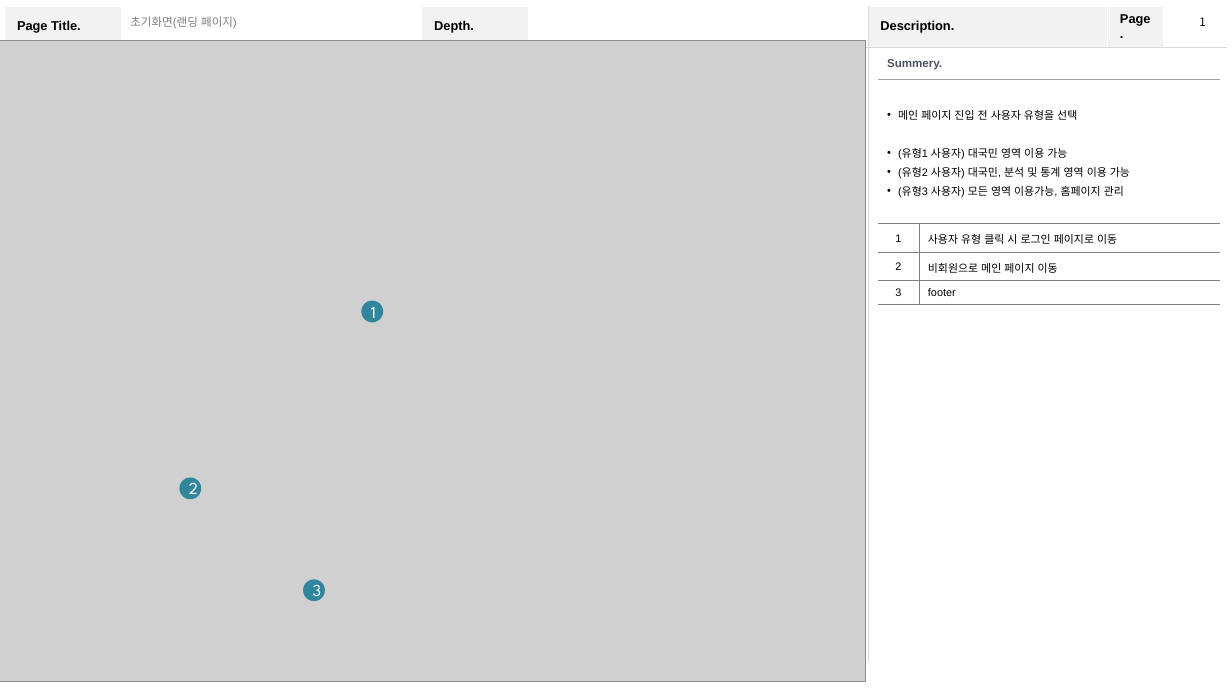
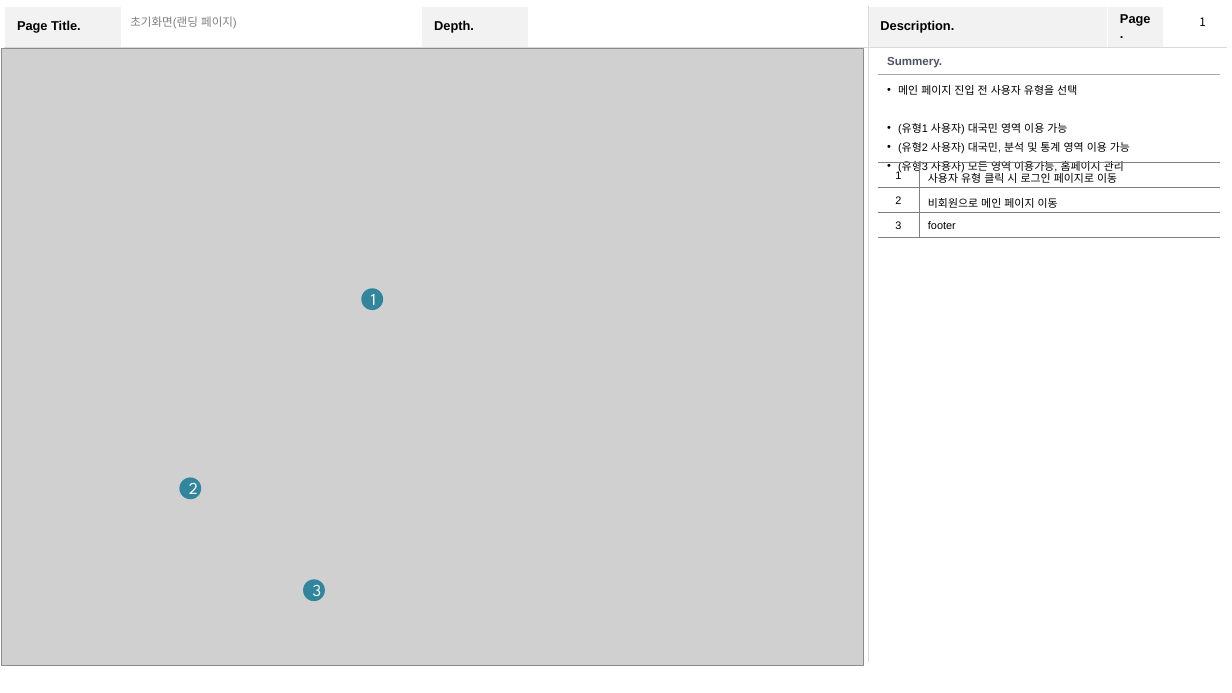
Before and after one commit to EODOHA/schoolMeal, a slide deck: slide 1 of schoolMeal_화면정의서_v1.0.pptx. Drawn at 1232x693 pixels with LibreOffice and Linux fonts; fonts in the diff are those of the drawing; grey boxes stand for pictures. Boxes give left, top, right and bottom in pixels: in the first picture for what was removed or moved away, otherwise in the second. Text is boxed around its words. In the diff, an @@ line names an element or a change of style, - is before the commit and + after.

```diff
--- a/schoolMeal_화면정의서_v1.0.pptx
+++ b/schoolMeal_화면정의서_v1.0.pptx
@@ picture: place and size @@
-picture at bbox=[0, 41, 865, 681]
+picture at bbox=[2, 48, 864, 665]
@@ table: place and size @@
-table at bbox=[878, 48, 1220, 300]
+table at bbox=[878, 48, 1220, 234]
@@ ellipse "1": place and size @@
-ellipse "1" at bbox=[361, 300, 384, 323]
+ellipse "1" at bbox=[361, 288, 384, 311]
```
Also in this commit, not shown: 2 other slides changed, 1 other file.
